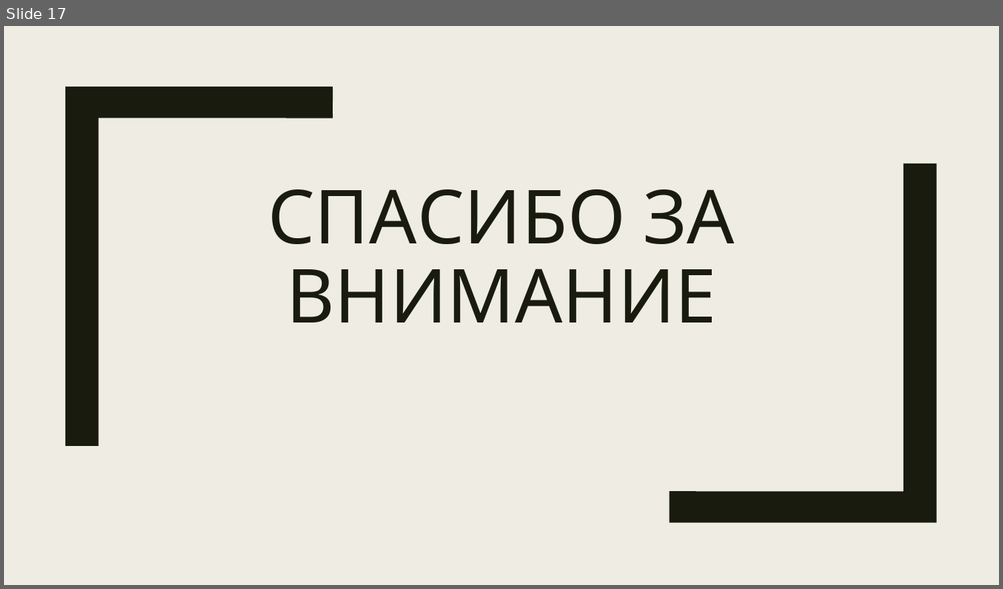
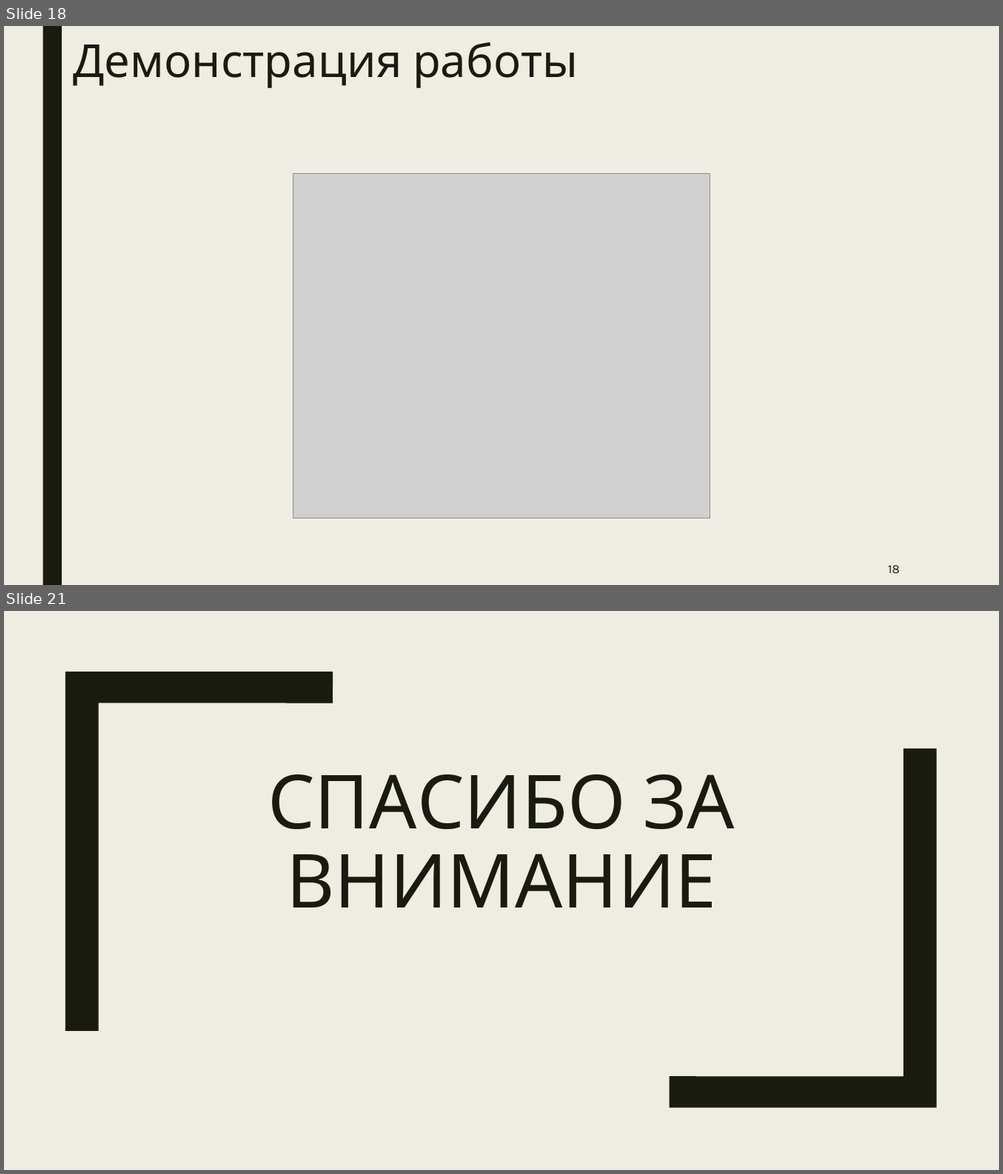
Before and after one commit to manInit/tg-info-abitur-bot, a slide deck: Чат-бот абитуриента.pptx. Shown one above the other, each under a label of ours: slide 17 before the commit, slides 18 and 21 after it; the slides between them are not shown. The pictures are 1003x589 and 1003x1174 pixels, drawn with LibreOffice and Linux fonts; fonts in the diff are those of the drawing; grey boxes stand for pictures. Boxes give left, top, right and bottom in pixels: in the first picture for what was removed or moved away, otherwise in the second. Text is boxed around its words. In the diff, an @@ line names an element or a change of style, - is before the commit and + after.

```diff
--- a/Чат-бот абитуриента.pptx
+++ b/Чат-бот абитуриента.pptx
@@ slide 18 added at (x1=4, y1=26, x2=999, y2=585), background #EFEDE3 @@
@@ rectangle added at (x1=42, y1=26, x2=62, y2=585), fill #191B0E @@
@@ title added at (x1=73, y1=42, x2=578, y2=88), 44 pt, text #191B0E @@
+Демонстрация работы
@@ picture added at (x1=293, y1=174, x2=710, y2=518) @@
@@ page number added at (x1=888, y1=565, x2=899, y2=574), 12 pt, text #191B0E @@
+18
@@ what was slide 17 is now slide 21 @@
```
Also in this commit, not shown: 10 slides changed, 3 other slides added, 4 other files.
